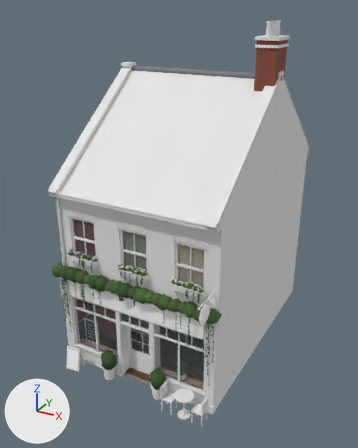
Before and after pictures for a commit that changed the glTF model assets/models/houses/street/LibraryRow_Neighbor3.glb.
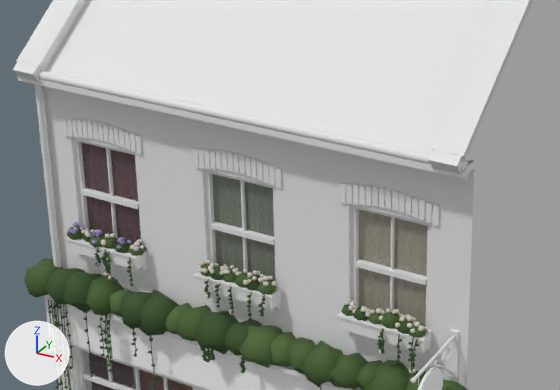
Each version is shown whole from a 50 mm lens placed at (7.48, -10.8, 11.4), pointed at (-0.17, 3.1, 4.45), then close up on the part from 12% to 71% of the width and 37% to 70% of the height. The axes (+X, +Y, +Z) are drawn at lower left. The lights are the same throughout. The older version's two pictures come first. Objects named as collision shapes, trigger or cutter boxes, shadow casters or lower levels of detail are left out. Vertices at exactly the same position are counted once.

The scene before the commit, as lines of its bpy script (objects in view):
```python
me_libraryrow_neighbor3 = bpy.data.meshes.new('LibraryRow_Neighbor3')
me_libraryrow_neighbor3.from_pydata(...)  # 13136 vertices, 21466 faces; spans x -3.09..2.89, y -0.99..8.32, z 0.0..11.02
# faces by material slot: [21402, 8, 8, 2, 2, 44]
me_libraryrow_neighbor3.materials.append(mat_house)
me_libraryrow_neighbor3.materials.append(mat_glass)
me_libraryrow_neighbor3.materials.append(mat_glass_clear)
me_libraryrow_neighbor3.materials.append(mat_sign_chalkboard)
me_libraryrow_neighbor3.materials.append(mat_sign_fascia)
me_libraryrow_neighbor3.materials.append(mat_sign_hanging)
ob_libraryrow_neighbor3 = bpy.data.objects.new('LibraryRow_Neighbor3', me_libraryrow_neighbor3)
ob_libraryrow_neighbor3.location = (0.0, 0.0, 0.0)
```
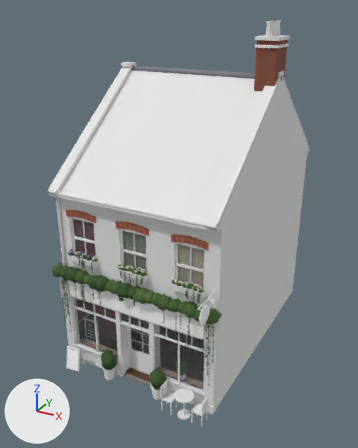
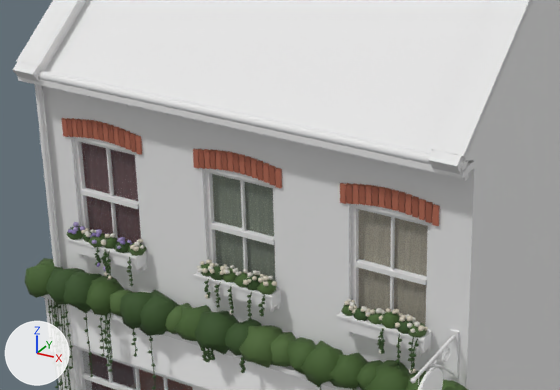
What differs and where, as boxes [x1, y1, x2, y2] in the close-ups (560 x 390 px):
part 1 of me_libraryrow_neighbor3, recoloured: [62, 118, 440, 226] in both
part 2 of me_libraryrow_neighbor3, recoloured: [67, 118, 433, 223] in both

The change, as a diff of the scene's bpy script:
```diff
--- a/assets/models/houses/street/LibraryRow_Neighbor3.glb.py
+++ b/assets/models/houses/street/LibraryRow_Neighbor3.glb.py
@@ me_libraryrow_neighbor3 @@
 me_libraryrow_neighbor3.from_pydata(...)  # 13136 vertices, 21466 faces; spans x -3.09..2.89, y -0.99..8.32, z 0.0..11.02
 # used by ob_libraryrow_neighbor3; location = (0.0, 0.0, 0.0)
+# me_libraryrow_neighbor3 part 1: 310 faces centred in x -2.82..2.44, y -0.03..2.14, z 2.46..5.71 are repainted in the vertex colours; the middle colour goes from white #ffffff to orange #c7755c
+# me_libraryrow_neighbor3 part 2: 280 faces centred in x -2.82..2.36, y -0.03..2.07, z 2.46..5.71 are repainted in the vertex colours; the middle colour goes from white #ffffff to brown #b2664f
 me_libraryrow_neighbor3.materials.append(mat_house)
```
